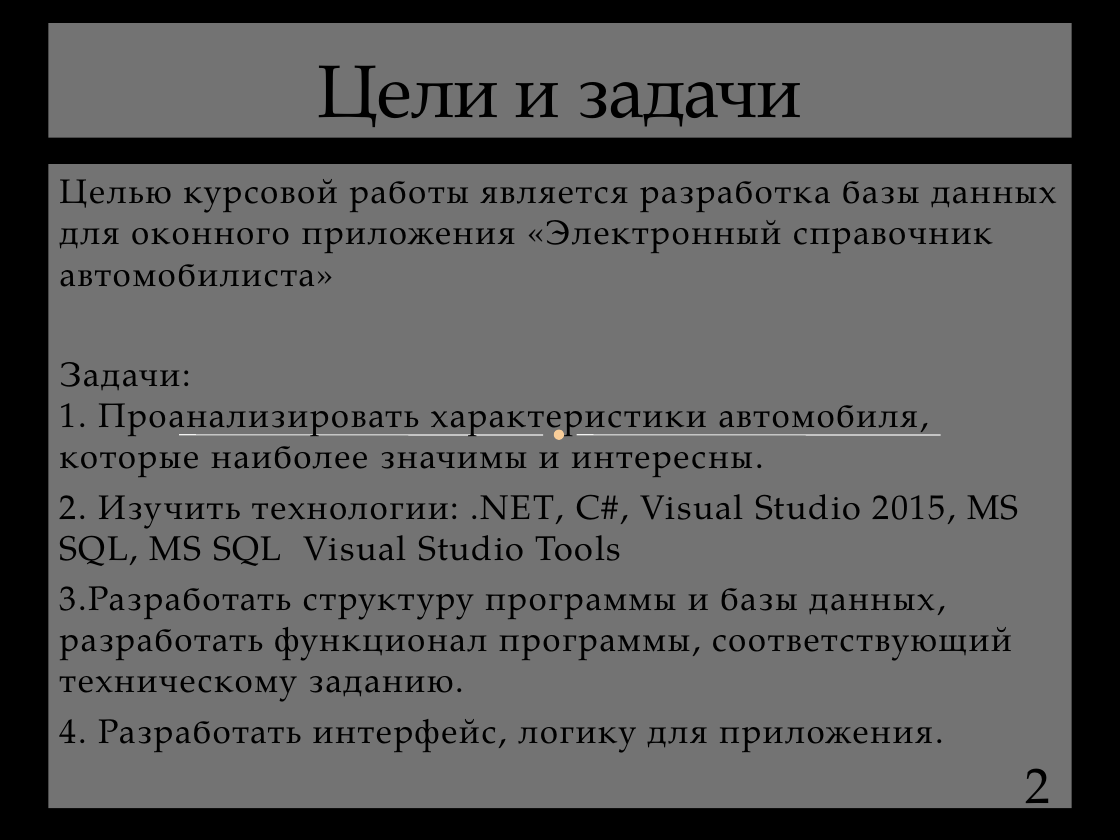
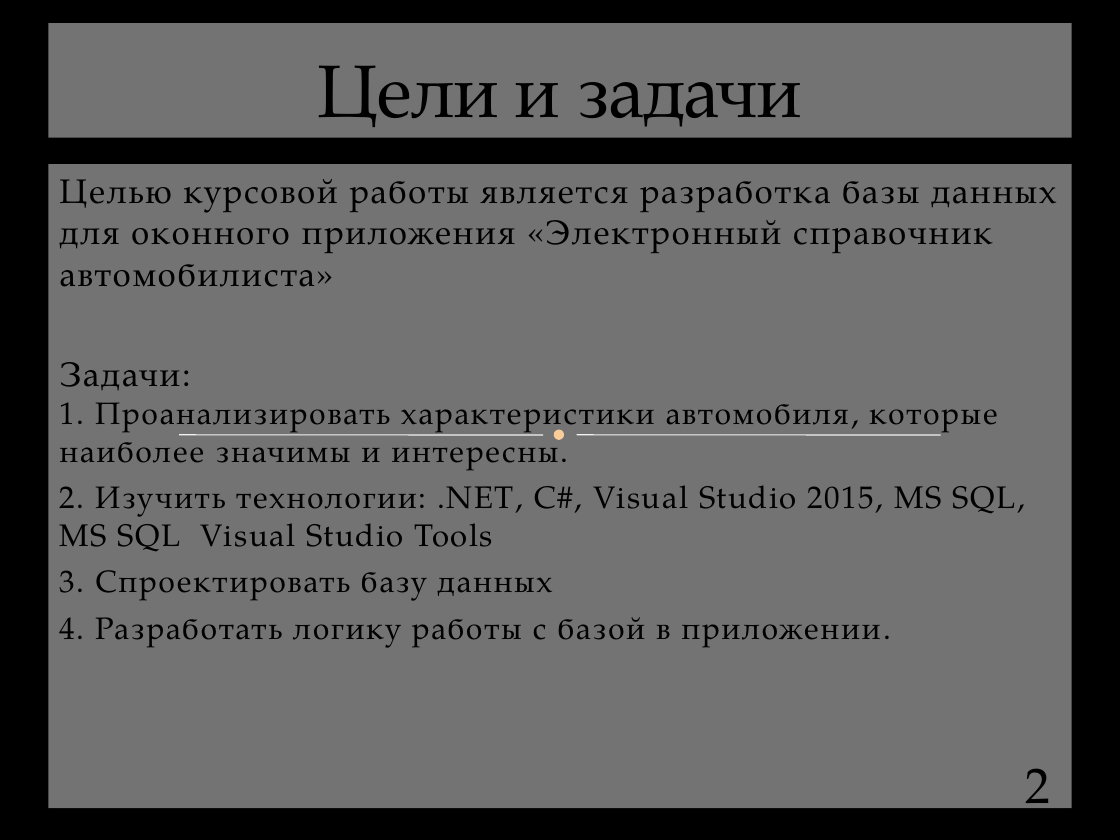
Before and after one commit to Cashik/WorldCars, a slide deck: slide 2 of Отчет/8.Миленьких.pptx. Drawn at 1120x840 pixels with LibreOffice and Linux fonts; fonts in the diff are those of the drawing; background and template pictures are left out. Boxes give left, top, right and bottom in pixels: in the first picture for what was removed or moved away, otherwise in the second. Text is boxed around its words. In the diff, an @@ line names an element or a change of style, - is before the commit and + after.

```diff
--- a/Отчет/8.Миленьких.pptx
+++ b/Отчет/8.Миленьких.pptx
@@ subtitle at bbox=[59, 362, 1026, 551]: size 22 to 20 pt in "1. Проанализировать характеристики автомобиля, которые наибо ...", "2. Изучить технологии: .NET, C#, Visual Studio ..." @@
@@ subtitle at bbox=[59, 570, 880, 647]: text changed; size 22 to 20 pt @@
-3.Разработать структуру программы и базы данных, разработать функционал программы, соответствующий техническому заданию.
-4. Разработать интерфейс, логику для приложения.
+3. Спроектировать базу данных
+4. Разработать логику работы с базой в приложении.
```
Also in this commit, not shown: 3 other slides changed.
